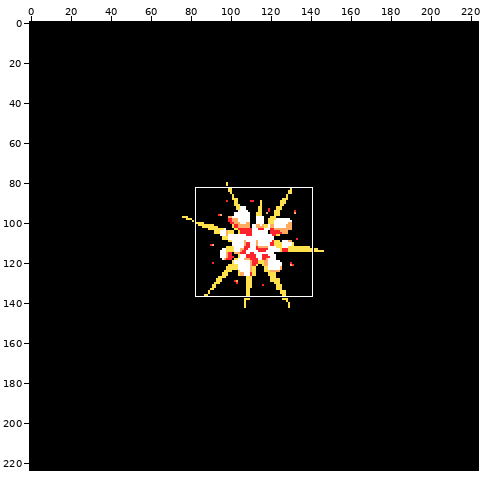
Edited in one commit: pixel-art file (Assets/Effects/Hitsparks/AsepriteFiles/Breakspark.aseprite). The first picture is a wide view before the edit; the outline marks the close-up.
Close-up. Before the commit:
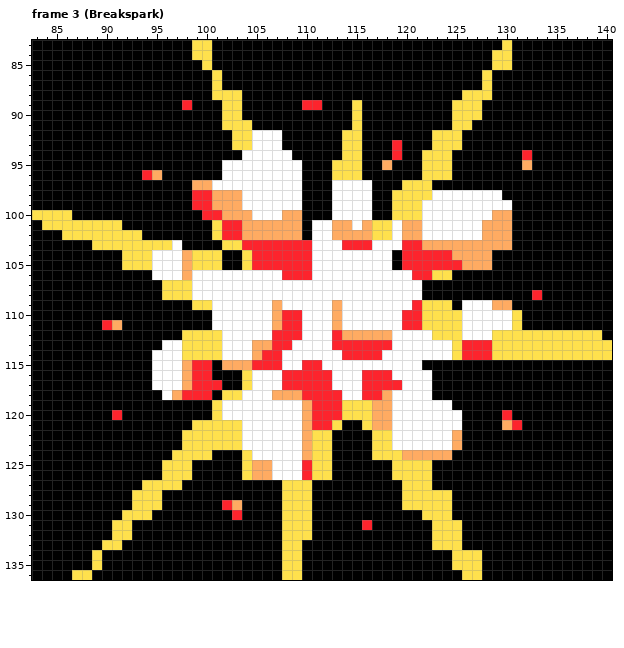
224x224 pixels, 14 frames. Shown: frame 3 (Breakspark): x 83..140, y 83..136. The commit also changed other frames or places, which this record leaves out.
And afterwards:
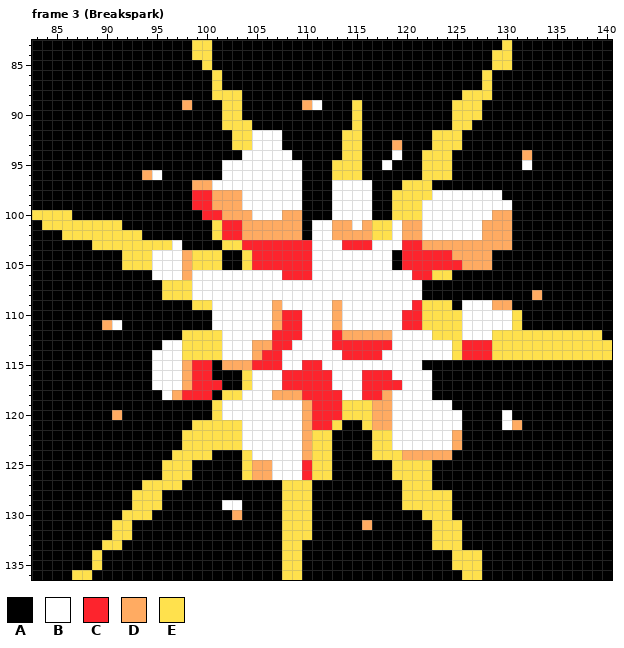
Palette (. is transparent): A #000000  B #ffffff  C #fd242d  D #ffab62  E #ffe14d
Changes in this commit:
{"where": "frame 3 (Breakspark), layer \"Sprite\""}
{"frame":3,"y":89,"x":98,"old":"C","new":"D"}
{"frame":3,"y":89,"x":110,"old":"CC","new":"DB"}
{"frame":3,"y":93,"x":119,"old":"C","new":"D"}
{"frame":3,"y":94,"x":119,"old":"C","new":"B"}
{"frame":3,"y":94,"x":132,"old":"C","new":"D"}
{"frame":3,"y":95,"x":118,"old":"D","new":"B"}
{"frame":3,"y":95,"x":132,"old":"D","new":"B"}
{"frame":3,"y":96,"x":94,"old":"CD","new":"DB"}
{"frame":3,"y":108,"x":133,"old":"C","new":"D"}
{"frame":3,"y":111,"x":90,"old":"CD","new":"DB"}
{"frame":3,"y":120,"x":91,"old":"C","new":"D"}
{"frame":3,"y":120,"x":130,"old":"C","new":"B"}
{"frame":3,"y":121,"x":130,"old":"DC","new":"BD"}
{"frame":3,"y":129,"x":102,"old":"CD","new":"BB"}
{"frame":3,"y":130,"x":103,"old":"C","new":"D"}
{"frame":3,"y":131,"x":116,"old":"C","new":"D"}
